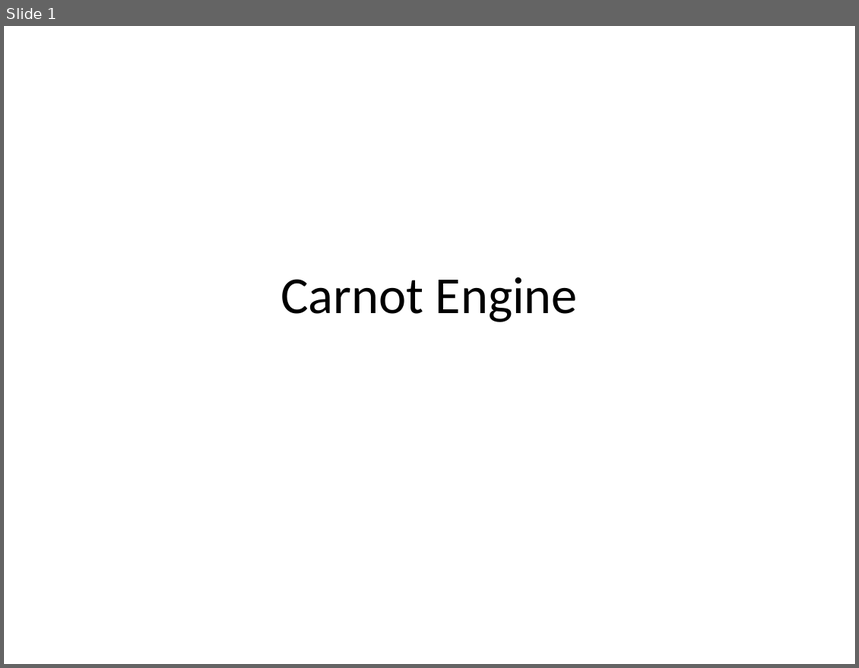
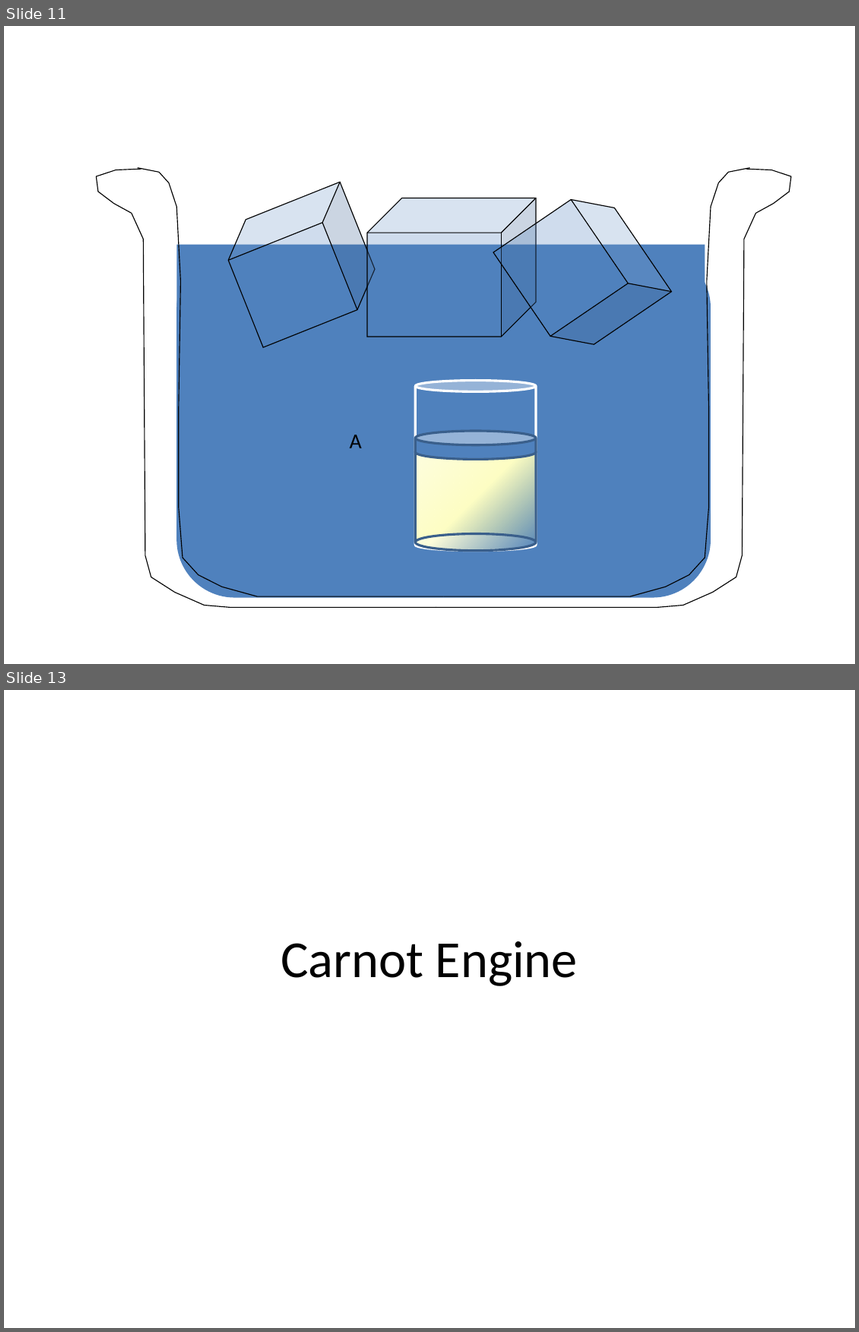
Before and after one commit to rtlines/Introductory-Physics-II, a slide deck: Lecture_Slides/PH 123 Lecture 35.pptx. Shown one above the other, each under a label of ours: slide 1 before the commit, slides 11 and 13 after it; the slides between them are not shown. The pictures are 859x668 and 859x1332 pixels, drawn with LibreOffice and Linux fonts; fonts in the diff are those of the drawing. Boxes give left, top, right and bottom in pixels: in the first picture for what was removed or moved away, otherwise in the second. Text is boxed around its words. In the diff, an @@ line names an element or a change of style, - is before the commit and + after.

```diff
--- a/Lecture_Slides/PH 123 Lecture 35.pptx
+++ b/Lecture_Slides/PH 123 Lecture 35.pptx
@@ slide 11 added at [4,26,855,664], background #FFFFFF @@
@@ cube added at [217,182,387,347], fill #4F81BD at 27% opacity, outline #000000 0.75 pt @@
@@ group added at [96,168,791,607]: 4 freeform shapes, 1 rounded rectangle, 1 rectangle @@
@@ cube added at [493,183,672,363], fill #4F81BD at 27% opacity, outline #000000 0.75 pt @@
@@ cube added at [367,198,536,337], fill #4F81BD at 27% opacity, outline #000000 0.75 pt @@
@@ cylinder added at [415,381,536,551], fill #4F81BD, outline #FFFFFF 2 pt @@
@@ text added at [350,435,362,449], 18 pt, text #000000 @@
+A
@@ cylinder added at [415,431,536,459], fill #4F81BD, outline #3A5F8C 2 pt @@
@@ cylinder added at [415,444,536,551], fill gradient #FFFFA0 to #FFFFC5 to #FFFFE3, outline #3A5F8C 2 pt @@
@@ what was slide 1 is now slide 13 @@
```
Also in this commit, not shown: 11 other slides added, 38 other files.
